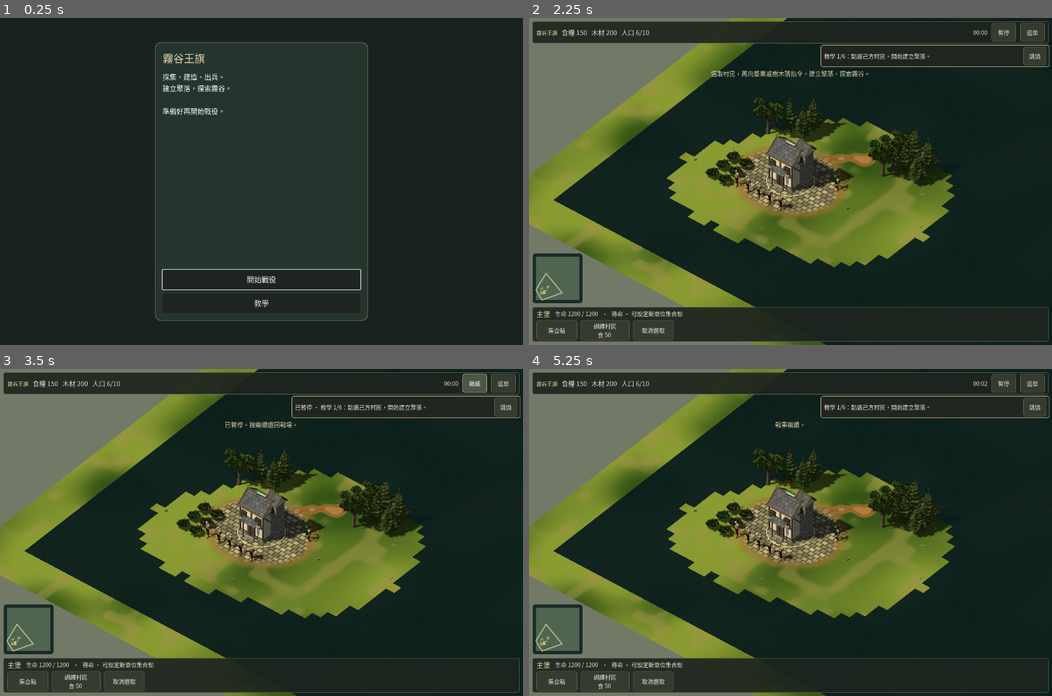
Above: before the commit, frames 1-4 (two rows, left to right).
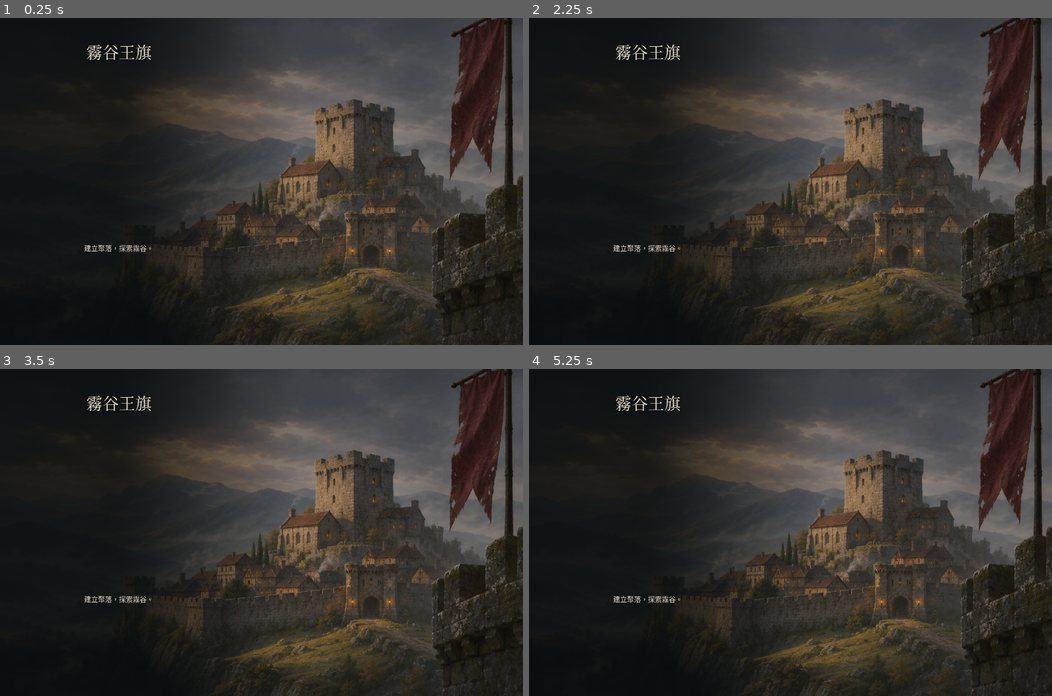
Above: after the commit, the same moments.

Repository: penny323mo/valley-crown
Game: Godot game, scene res://main_menu.tscn
Same seed, same stepped clock (60 frames per second), same inputs: the game is played once before the commit and once after it.
Inputs (mouse positions are in pixels of both pictures, inside the frame that each line leads up to):
- Up to frame 1 (0.25 s): no input
- Up to frame 2 (2.25 s): click (790, 302) at 0.5 s, where only the run before the commit has a clickable "教學"; click (790, 302) at 1.25 s, where only the run before the commit has a clickable "返回"; click (790, 279) at 2 s, where only the run before the commit has a clickable "開始戰役"
- Up to frame 3 (3.5 s): click (475, 382) at 2.75 s, where only the run before the commit has a clickable "暫停"
- Up to frame 4 (5.25 s): click (1004, 382) at 3.5 s, where only the run before the commit has a clickable "繼續"; click (1031, 382) at 4.25 s, where only the run before the commit has a clickable "選單"; click (968, 568) at 5 s, where only the run before the commit has a clickable "主選單"

The runs differ from the first frame. In frame 1, 41% of the frame differs, in the area x 16-100%, y 0-100%; in frame 2, 79%; in frame 3, 79%; in frame 4, 79%, in the area x 0-100%, y 0-100%.

Commit message:
Replace plain menu with original illustrated RTS composition [skip ci]

Diff:
--- /dev/null
+++ b/game/assets/mature/menu/menu_backdrop.gdshader
@@ -0,0 +1,26 @@
+shader_type canvas_item;
+render_mode unshaded;
+// Static illustration, not a simulated battlefield or a gameplay screenshot.
+// Screen-space scrims preserve contrast independently of the cover crop.
+uniform bool landscape = false;
+uniform bool inner_page = false;
+uniform vec2 view_size = vec2(390.0, 844.0);
+void fragment() {
+    vec2 source_size = vec2(1024.0, 1536.0);
+    float cover_scale = max(view_size.x / source_size.x, view_size.y / source_size.y);
+    vec2 visible = view_size / (source_size * cover_scale);
+    // A higher landscape crop retains the keep's battlements instead of its base.
+    vec2 origin = (vec2(1.0) - visible) * vec2(0.5, landscape ? 0.33 : 0.5);
+    vec4 art = texture(TEXTURE, origin + UV * visible);
+    vec2 p = SCREEN_UV;
+    float top = (1.0 - smoothstep(0.02, 0.36, p.y)) * 0.56;
+    float bottom = smoothstep(0.49, 0.83, p.y) * 0.91;
+    float edge = pow(abs(p.x - 0.5) * 2.0, 2.0) * 0.12;
+    float shade = max(top, bottom) + edge;
+    if (landscape) {
+        shade = max(0.12, (1.0 - smoothstep(0.20, 0.68, p.x)) * 0.90);
+        shade += smoothstep(0.78, 1.0, p.y) * 0.20;
+    }
+    if (inner_page) { shade = max(shade, 0.58); }
+    COLOR = vec4(mix(art.rgb, vec3(0.035, 0.047, 0.051), clamp(shade, 0.0, 0.96)), art.a);
+}
--- /dev/null
+++ b/game/assets/mature/menu/valley_crown_mark.svg
@@ -0,0 +1,6 @@
+<svg xmlns="http://www.w3.org/2000/svg" width="96" height="60" viewBox="0 0 96 60">
+  <g fill="none" stroke="#c7ae7b" stroke-width="1.8" stroke-linecap="square" stroke-linejoin="miter">
+    <path d="M31 18 L34 33 L62 33 L65 18 L55 24 L48 12 L41 24 Z"/>
+    <path d="M36 39 L48 48 L60 39 M9 33 L24 33 M72 33 L87 33"/>
+  </g>
+</svg>
--- a/game/scripts/main_menu.gd
+++ b/game/scripts/main_menu.gd
@@ -9,6 +9,14 @@
 var heading: Label
 var description: Label
 var buttons: VBoxContainer
+var crest: TextureRect
+var identity: VBoxContainer
+var wordmark: Label
+var latin_name: Label
+var footer: Label
+var scroll: ScrollContainer
+var card_style: StyleBoxFlat
+var backdrop_material: ShaderMaterial
 var page = "home"
 var transition_busy = false
 var touch_presses = {}
@@ -31,46 +39,83 @@
 	theme.default_font = load("res://assets/fonts/ui_tc.otf")
 	theme.default_font_size = 17
 	menu_root.theme = theme
-	var background = ColorRect.new()
-	background.color = Color("18231f")
+	# One static original illustration. No world, camera, particles, or simulation.
+	var background = TextureRect.new()
+	background.texture = load("res://assets/mature/menu/valley_keep.png")
+	background.expand_mode = TextureRect.EXPAND_IGNORE_SIZE
+	background.stretch_mode = TextureRect.STRETCH_SCALE
+	background.mouse_filter = Control.MOUSE_FILTER_IGNORE
 	background.set_anchors_and_offsets_preset(Control.PRESET_FULL_RECT)
+	backdrop_material = ShaderMaterial.new()
+	backdrop_material.shader = load("res://assets/mature/menu/menu_backdrop.gdshader")
+	background.material = backdrop_material
 	menu_root.add_child(background)
+	identity = VBoxContainer.new()
+	identity.mouse_filter = Control.MOUSE_FILTER_IGNORE
+	identity.add_theme_constant_override("separation", 6)
+	menu_root.add_child(identity)
+	crest = TextureRect.new()
+	crest.texture = load("res://assets/mature/menu/valley_crown_mark.svg")
+	crest.expand_mode = TextureRect.EXPAND_IGNORE_SIZE
+	crest.stretch_mode = TextureRect.STRETCH_KEEP_ASPECT_CENTERED
+	crest.custom_minimum_size.y = 44
+	crest.mouse_filter = Control.MOUSE_FILTER_IGNORE
+	identity.add_child(crest)
+	wordmark = Label.new()
+	wordmark.text = "霧谷王旗"
+	wordmark.horizontal_alignment = HORIZONTAL_ALIGNMENT_CENTER
+	wordmark.add_theme_font_override("font", load("res://assets/fonts/menu_title_tc.otf"))
+	wordmark.add_theme_color_override("font_color", Color("eee5d2"))
+	wordmark.add_theme_color_override("font_shadow_color", Color(0.02, 0.025, 0.03, 0.7))
+	wordmark.add_theme_constant_override("shadow_offset_y", 2)
+	wordmark.mouse_filter = Control.MOUSE_FILTER_IGNORE
+	identity.add_child(wordmark)
+	latin_name = Label.new()
+	latin_name.text = "V A L L E Y   &   C R O W N"
+	latin_name.horizontal_alignment = HORIZONTAL_ALIGNMENT_CENTER
+	latin_name.add_theme_font_override("font", load("res://assets/fonts/title.ttf"))
+	latin_name.add_theme_font_size_override("font_size", 13)
+	latin_name.add_theme_color_override("font_color", Color("c7ae7b"))
+	latin_name.mouse_filter = Control.MOUSE_FILTER_IGNORE
+	identity.add_child(latin_name)
 	card = PanelContainer.new()
 	menu_root.add_child(card)
-	var style = StyleBoxFlat.new()
-	style.bg_color = Color("25352d")
-	style.border_color = Color("ad9c70")
-	style.set_border_width_all(1)
-	style.set_corner_radius_all(12)
-	style.content_margin_left = 18
-	style.content_margin_right = 18
-	style.content_margin_top = 18
-	style.content_margin_bottom = 18
-	card.add_theme_stylebox_override("panel", style)
-	# Navigation remains visible while long help text scrolls independently.
+	card_style = StyleBoxFlat.new()
+	card_style.set_corner_radius_all(2)
+	card.add_theme_stylebox_override("panel", card_style)
+	# Keep navigation outside scrolling prose, including the shortest phone view.
 	var card_column = VBoxContainer.new()
 	card_column.add_theme_constant_override("separation", 14)
 	card.add_child(card_column)
-	var scroll = ScrollContainer.new()
+	scroll = ScrollContainer.new()
 	scroll.size_flags_vertical = Control.SIZE_EXPAND_FILL
 	scroll.horizontal_scroll_mode = ScrollContainer.SCROLL_MODE_DISABLED
 	scroll.vertical_scroll_mode = ScrollContainer.SCROLL_MODE_AUTO
 	card_column.add_child(scroll)
 	var box = VBoxContainer.new()
 	box.size_flags_horizontal = Control.SIZE_EXPAND_FILL
-	box.add_theme_constant_override("separation", 14)
+	box.add_theme_constant_override("separation", 16)
 	scroll.add_child(box)
 	heading = Label.new()
-	heading.add_theme_font_size_override("font_size", 26)
-	heading.add_theme_color_override("font_color", Color("e1d3a8"))
+	heading.add_theme_font_size_override("font_size", 28)
+	heading.add_theme_color_override("font_color", Color("eee5d2"))
 	heading.autowrap_mode = TextServer.AUTOWRAP_WORD_SMART
 	box.add_child(heading)
 	description = Label.new()
+	description.add_theme_color_override("font_color", Color("ded9ce"))
+	description.add_theme_constant_override("line_spacing", 5)
 	description.autowrap_mode = TextServer.AUTOWRAP_WORD_SMART
 	box.add_child(description)
 	buttons = VBoxContainer.new()
 	buttons.add_theme_constant_override("separation", 10)
 	card_column.add_child(buttons)
+	footer = Label.new()
+	footer.text = "關閉遊戲不會保留戰役。"
+	footer.horizontal_alignment = HORIZONTAL_ALIGNMENT_CENTER
+	footer.add_theme_font_size_override("font_size", 13)
+	footer.add_theme_color_override("font_color", Color("b8b8ae"))
+	footer.autowrap_mode = TextServer.AUTOWRAP_WORD_SMART
+	card_column.add_child(footer)
 	get_viewport().size_changed.connect(_layout)
 	_layout()
 	_show_page("home")
@@ -87,20 +132,83 @@
 	_cancel_menu_touches()
 	if not is_instance_valid(card): return
 	var available = get_viewport().get_visible_rect().size
-	var width = minf(520.0, maxf(1.0, available.x - 24.0))
-	var height = minf(680.0, maxf(1.0, available.y - 24.0))
-	card.position = Vector2((available.x - width) / 2.0, (available.y - height) / 2.0)
+	var wide = available.x >= 640.0 and available.x > available.y * 1.15
+	var margin = 28.0 if available.x >= 360.0 else 20.0
+	var width = minf(390.0 if wide else 440.0, maxf(1.0, available.x - margin * 2.0))
+	var x = maxf(32.0, available.x * 0.075) if wide else (available.x - width) * 0.5
+	var home = page == "home"
+	identity.visible = home
+	crest.visible = not wide
+	latin_name.visible = not wide
+	heading.visible = not home
+	footer.visible = home
+	description.horizontal_alignment = HORIZONTAL_ALIGNMENT_CENTER if home else HORIZONTAL_ALIGNMENT_LEFT
+	backdrop_material.set_shader_parameter("landscape", wide)
+	backdrop_material.set_shader_parameter("view_size", available)
+	backdrop_material.set_shader_parameter("inner_page", not home)
+	identity.position = Vector2(x, 18.0 if wide and available.y < 500.0 else clampf(available.y * 0.065, 24.0, 60.0))
+	identity.size = Vector2(width, 0)
+	wordmark.add_theme_font_size_override("font_size", (32 if available.y < 500.0 else 40) if wide else (46 if width >= 330.0 else 38))
+	var height: float
+	if home:
+		card_style.bg_color = Color(0, 0, 0, 0)
+		card_style.set_border_width_all(0)
+		card_style.set_content_margin_all(0)
+		scroll.custom_minimum_size.y = 56
+		height = 54.0 * buttons.get_child_count() + 10.0 * max(0, buttons.get_child_count() - 1) + 104.0
+	else:
+		card_style.bg_color = Color(0.055, 0.075, 0.083, 0.96)
+		card_style.border_color = Color("76674d")
+		card_style.set_border_width_all(1)
+		card_style.set_content_margin_all(20)
+		scroll.custom_minimum_size.y = 0
+		height = minf(640.0, maxf(1.0, available.y - 48.0))
+		width = minf(560.0, maxf(1.0, available.x - margin * 2.0))
+		x = (available.x - width) * 0.5
+	var y = available.y - height - 28.0 if home else (available.y - height) * 0.5
+	card.position = Vector2(x, maxf(16.0, y))
 	card.size = Vector2(width, height)
+
+func _button_style(fill: Color, border: Color) -> StyleBoxFlat:
+	var style = StyleBoxFlat.new()
+	style.bg_color = fill
+	style.border_color = border
+	style.set_border_width_all(1)
+	style.set_corner_radius_all(2)
+	style.content_margin_left = 16
+	style.content_margin_right = 16
+	style.content_margin_top = 10
+	style.content_margin_bottom = 10
+	return style
 
 func _add_button(label: String, id: String, action: Callable):
 	var button = Button.new()
 	button.name = id
 	button.text = label
-	button.custom_minimum_size.y = 48
+	button.custom_minimum_size.y = 54
 	button.add_theme_font_size_override("font_size", 18)
+	var primary = buttons.get_child_count() == 0 and id != "BackButton" and id != "HelpButton"
+	if primary:
+		button.add_theme_stylebox_override("normal", _button_style(Color("c4aa78"), Color("ddc593")))
+		button.add_theme_stylebox_override("hover", _button_style(Color("d7bd8b"), Color("f0ddae")))
+		button.add_theme_stylebox_override("pressed", _button_style(Color("aa8d59"), Color("dec18a")))
+		for state in ["font_color", "font_hover_color", "font_pressed_color", "font_focus_color"]:
+			button.add_theme_color_override(state, Color("141c20"))
+	else:
+		button.add_theme_stylebox_override("normal", _button_style(Color("151e22"), Color("756b57")))
+		button.add_theme_stylebox_override("hover", _button_style(Color("263136"), Color("c4aa78")))
+		button.add_theme_stylebox_override("pressed", _button_style(Color("0d1519"), Color("c4aa78")))
+		for state in ["font_color", "font_hover_color", "font_pressed_color", "font_focus_color"]:
+			button.add_theme_color_override(state, Color("eae3d5"))
+	var focus = StyleBoxFlat.new()
+	focus.bg_color = Color(0, 0, 0, 0)
+	focus.border_color = Color("f4e6bf")
+	focus.set_border_width_all(2)
+	focus.set_expand_margin_all(3)
+	focus.set_corner_radius_all(2)
+	button.add_theme_stylebox_override("focus", focus)
 	button.pressed.connect(action)
-	# Mouse emulation is intentionally disabled by the project. Own touch
-	# releases explicitly and never turn a canceled/dragged press into a click.
+	# Keep tested cancellation, drag, resize and multi-touch handling unchanged.
 	button.gui_input.connect(func(event): _button_touch(button, event))
 	buttons.add_child(button)
 
@@ -135,10 +243,10 @@
 		_add_button("保留目前戰役", "CancelNewMatchButton", func(): _show_page("home"))
 	else:
 		heading.text = "霧谷王旗"
-		description.text = "採集、建造、出兵。\n建立聚落，探索霧谷。\n\n準備好再開始戰役。"
+		description.text = "建立聚落，探索霧谷。"
 		if is_instance_valid(match_node):
 			if not match_node.game_over:
-				description.text = "目前戰役已暫停。\n按繼續返回戰場。\n\n關閉遊戲不會保留戰役。"
+				description.text = "目前戰役已暫停。\n按繼續返回戰場。"
 				_add_button("繼續戰役", "ResumeMatchButton", _resume_match)
 			else:
 				description.text = "戰役已結束。\n再開一局，建立新的聚落。"
@@ -146,6 +254,7 @@
 		else:
 			_add_button("開始戰役", "StartMatchButton", _start_match)
 		_add_button("教學", "HelpButton", func(): _show_page("help"))
+	_layout()
 	call_deferred("_focus_first_button")
 
 func _focus_first_button():
--- a/game/scripts/rules.gd
+++ b/game/scripts/rules.gd
@@ -1,6 +1,6 @@
 extends Resource
 ## Demo rules v2. One data source for player, AI, HUD and tests.
-const BUILD_ID = "vc-21ae974acec8"
+const BUILD_ID = "vc-893b58f24e69"
 const VERSION = "0.2.2-map80-candidate"
 # User-requested 2026-11-07 scale/buildability revision. Cell, unit, building,
 # movement, sight and economic scales stay unchanged; only world extent grows.
--- a/game/tests/building_damage_component.gd
+++ b/game/tests/building_damage_component.gd
@@ -2,7 +2,7 @@
 # PREPARED ONLY: requires native execution; no engine run is claimed.
 const Presenter = preload("res://scripts/building_damage_presenter.gd")
 const Rules = preload("res://scripts/rules.gd")
-const EXPECTED_BUILD = "vc-21ae974acec8"
+const EXPECTED_BUILD = "vc-893b58f24e69"
 var failures := 0
 func check(label: String, ok: bool) -> void:
 	if not ok: failures += 1; push_error(label)
--- a/game/tests/building_damage_projection.gd
+++ b/game/tests/building_damage_projection.gd
@@ -2,7 +2,7 @@
 # PREPARED ONLY. Exercise real game projection/lifecycle, not hidden authority damage.
 const Game = preload("res://scripts/game.gd")
 const Rules = preload("res://scripts/rules.gd")
-const EXPECTED_BUILD = "vc-21ae974acec8"
+const EXPECTED_BUILD = "vc-893b58f24e69"
 var failures := 0
 func check(label: String, ok: bool) -> void:
 	if not ok: failures += 1; push_error(label)
Not shown, changed: game/THIRD_PARTY_NOTICES.txt
Not shown, added: game/assets/fonts/MENU-TITLE-LICENSE.txt
Binary file added: game/assets/fonts/menu_title_tc.otf
Binary file added: game/assets/mature/menu/valley_keep.png
